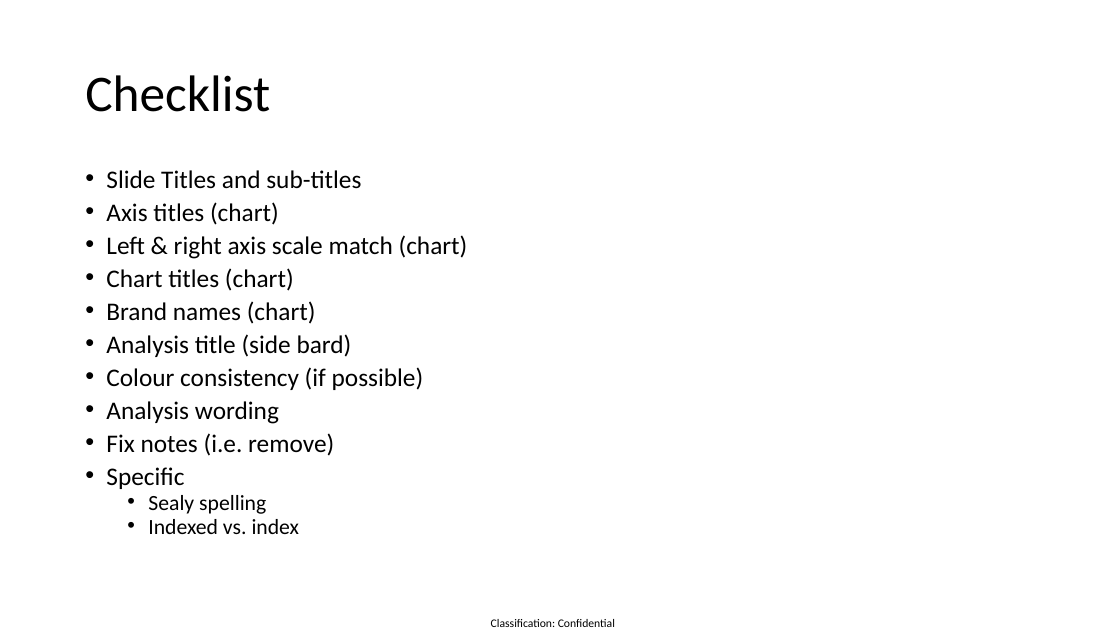
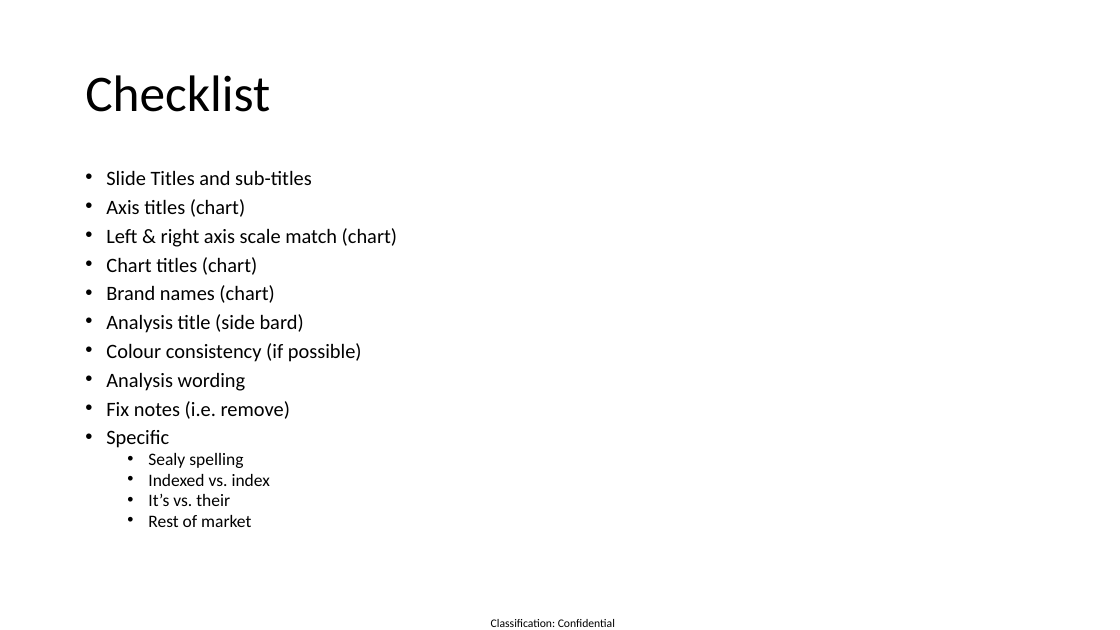
Before and after one commit to twdobson/mattress-trends, a slide deck: slide 2 of Bravo report - 20210123.pptx. Drawn at 1120x630 pixels with LibreOffice and Linux fonts; fonts in the diff are those of the drawing. Boxes give left, top, right and bottom in pixels: in the first picture for what was removed or moved away, otherwise in the second. Text is boxed around its words. In the diff, an @@ line names an element or a change of style, - is before the commit and + after.

```diff
--- a/Bravo report - 20210123.pptx
+++ b/Bravo report - 20210123.pptx
@@ text at (x1=106, y1=170, x2=397, y2=486): size 21.7 to 17.5 pt in "Slide Titles and sub-titles", "Axis titles (chart)", "Left & right axis scale match (chart)", "Chart titles (chart)" and 6 more places; size 18.6 to 15 pt in "Sealy spelling", "Indexed vs. index" @@
@@ text at (x1=148, y1=494, x2=251, y2=527): paragraphs added @@
+  • It’s vs. their
+  • Rest of market
```
Also in this commit, not shown: 11 other slides changed, 19 slides removed, 1 other file.
